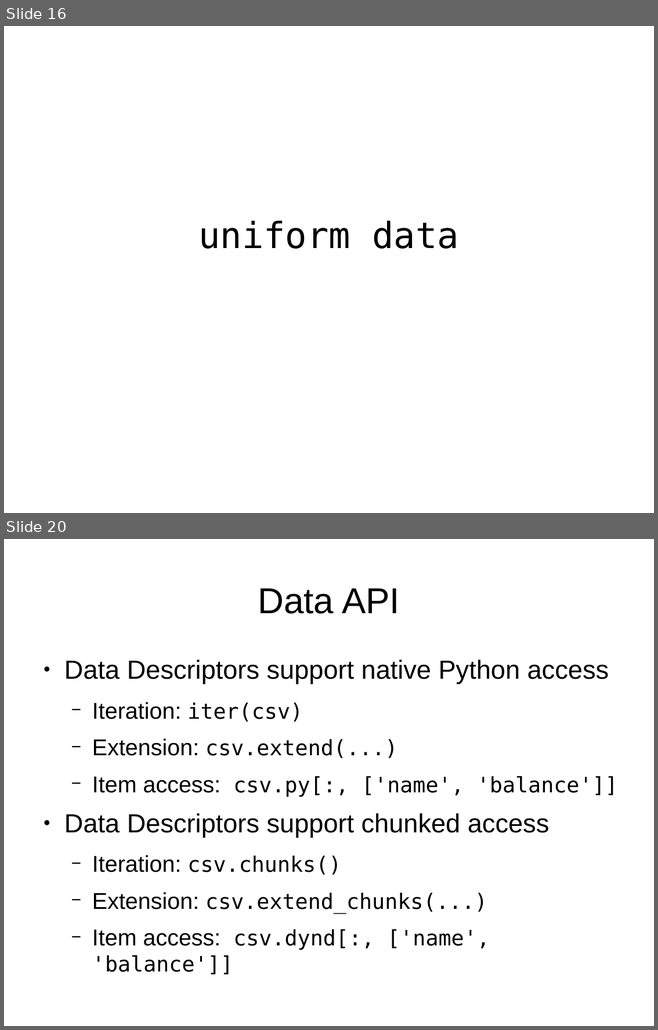
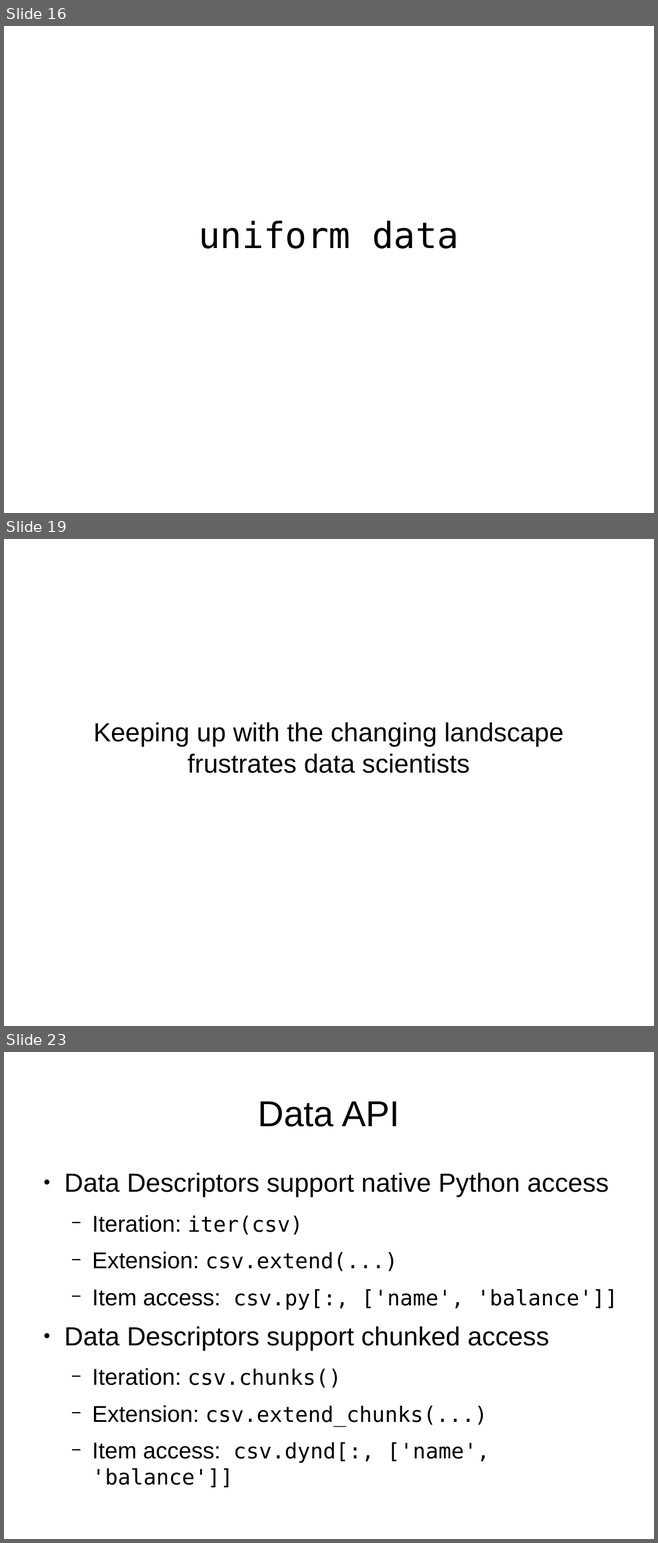
Before and after one commit to mrocklin/blaze-scipy-2014, a slide deck: SciPy2014Blaze.odp. Shown one above the other, each under a label of ours: slides 16 and 20 before the commit, slides 16, 19 and 23 after it; the slides between them are not shown. The pictures are 658x1030 and 658x1543 pixels, drawn with LibreOffice and Linux fonts; fonts in the diff are those of the drawing; background and template pictures are left out. Boxes give left, top, right and bottom in pixels: in the first picture for what was removed or moved away, otherwise in the second. Text is boxed around its words. In the diff, an @@ line names an element or a change of style, - is before the commit and + after.

```diff
--- a/SciPy2014Blaze.odp
+++ b/SciPy2014Blaze.odp
@@ slide 19 added at <box>4,539,654,1026</box>, background picture (left out) @@
@@ subtitle added at <box>93,722,564,773</box>, 32 pt, text #000000 @@
+Keeping up with the changing landscape frustrates data scientists
@@ what was slide 20 is now slide 23 @@
```
Also in this commit, not shown: 8 slides changed, 2 other slides added.
